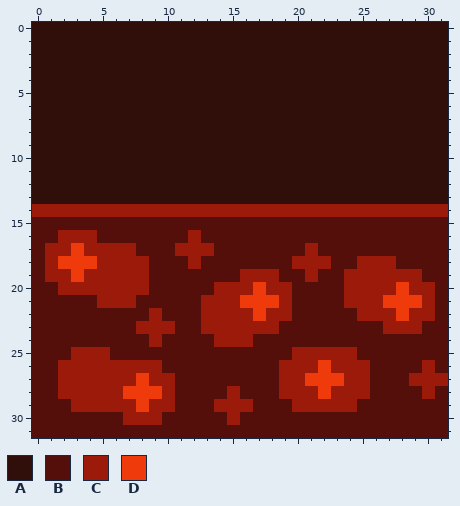
File history of a pixel-art sprite, assets/textures/t_wall_top_3.png. This is how it looked before the edit.
The file is 32x32 pixels.
Palette (. is transparent): A #300f0a  B #550f0a  C #9b1a0a  D #ef3a0c
Pixels before, first column x 0:
 0 AAAAAAAAAAAAAAAAAAAAAAAAAAAAAAAA
 1 AAAAAAAAAAAAAAAAAAAAAAAAAAAAAAAA
 2 AAAAAAAAAAAAAAAAAAAAAAAAAAAAAAAA
 3 AAAAAAAAAAAAAAAAAAAAAAAAAAAAAAAA
 4 AAAAAAAAAAAAAAAAAAAAAAAAAAAAAAAA
 5 AAAAAAAAAAAAAAAAAAAAAAAAAAAAAAAA
 6 AAAAAAAAAAAAAAAAAAAAAAAAAAAAAAAA
 7 AAAAAAAAAAAAAAAAAAAAAAAAAAAAAAAA
 8 AAAAAAAAAAAAAAAAAAAAAAAAAAAAAAAA
 9 AAAAAAAAAAAAAAAAAAAAAAAAAAAAAAAA
10 AAAAAAAAAAAAAAAAAAAAAAAAAAAAAAAA
11 AAAAAAAAAAAAAAAAAAAAAAAAAAAAAAAA
12 AAAAAAAAAAAAAAAAAAAAAAAAAAAAAAAA
13 AAAAAAAAAAAAAAAAAAAAAAAAAAAAAAAA
14 CCCCCCCCCCCCCCCCCCCCCCCCCCCCCCCC
15 BBBBBBBBBBBBBBBBBBBBBBBBBBBBBBBB
16 BBCCCBBBBBBBCBBBBBBBBBBBBBBBBBBB
17 BCCDCCCCBBBCCCBBBBBBBCBBBBBBBBBB
18 BCDDDCCCCBBBCBBBBBBBCCCBBCCCBBBB
19 BCCDCCCCCBBBBBBBCCCBBCBBCCCCCCBB
20 BBCCCCCCCBBBBBCCCDCCBBBBCCCCDCCB
21 BBBBBCCCBBBBBCCCDDDCBBBBCCCDDDCB
22 BBBBBBBBBCBBBCCCCDCCBBBBBCCCDCCB
23 BBBBBBBBCCCBBCCCCCCBBBBBBBBCCCBB
24 BBBBBBBBBCBBBBCCCBBBBBBBBBBBBBBB
25 BBBCCCBBBBBBBBBBBBBBCCCCCBBBBBBB
26 BBCCCCCCCCBBBBBBBBBCCCDCCCBBBBCB
27 BBCCCCCCDCCBBBBBBBBCCDDDCCBBBCCC
28 BBCCCCCDDDCBBBBCBBBCCCDCCCBBBBCB
29 BBBCCCCCDCCBBBCCCBBBCCCCCBBBBBBB
30 BBBBBBBCCCBBBBBCBBBBBBBBBBBBBBBB
31 BBBBBBBBBBBBBBBBBBBBBBBBBBBBBBBB
And afterwards:
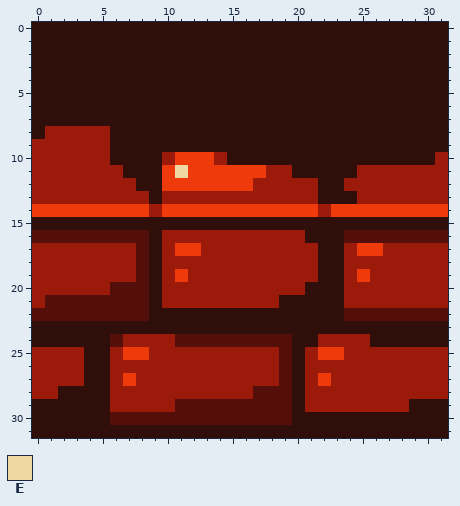
Colours new in this view: E #efd8a1
The edit:
y 8: x 1..5 AAAAA -> CCCCC
y 9: x 0..5 AAAAAA -> CCCCCC
y 10: x 0..5 AAAAAA -> CCCCCC; x 10..14 AAAAA -> CDDDC; x 31 A -> C
y 11: x 0..6 AAAAAAA -> CCCCCCC; x 10..19 AAAAAAAAAA -> DEDDDDDDCC; x 25..31 AAAAAAA -> CCCCCCC
y 12: x 0..7 AAAAAAAA -> CCCCCCCC; x 10..21 AAAAAAAAAAAA -> DDDDDDDCCCCC; x 24..31 AAAAAAAA -> CCCCCCCC
y 13: x 0..8 AAAAAAAAA -> CCCCCCCCC; x 10..21 AAAAAAAAAAAA -> CCCCCCCCCCCC; x 25..31 AAAAAAA -> CCCCCCC
y 14: x 0..8 CCCCCCCCC -> DDDDDDDDD; x 10..21 CCCCCCCCCCCC -> DDDDDDDDDDDD; x 23..31 CCCCCCCCC -> DDDDDDDDD
y 15: x 0..31 BBBBBBBBBBBBBBBBBBBBBBBBBBBBBBBB -> AAAAAAAAAAAAAAAAAAAAAAAAAAAAAAAA
y 16: x 2..4 CCC -> BBB; x 9..11 BBB -> ACC; x 13..23 BBBBBBBBBBB -> CCCCCCCCAAA
y 17: x 0 B -> C; x 3 D -> C; x 9..12 BBCC -> ACDD; x 14..20 BBBBBBB -> CCCCCCC; x 22..31 BBBBBBBBBB -> AACDDCCCCC
y 18: x 0 B -> C; x 2..4 DDD -> CCC; x 8..11 CBBB -> BACC; x 13..19 BBBBBBB -> CCCCCCC; x 22..24 CBB -> AAC; x 28..31 BBBB -> CCCC
y 19: x 0 B -> C; x 3 D -> C; x 8..15 CBBBBBBB -> BACDCCCC; x 19..20 BB -> CC; x 22..23 BB -> AA; x 25 C -> D; x 30..31 BB -> CC
y 20: x 0..1 BB -> CC; x 6..13 CCCBBBBB -> BBBACCCC; x 17 D -> C; x 20..23 BBBB -> CAAA; x 28 D -> C; x 31 B -> C
y 21: x 0 B -> C; x 5..7 CCC -> BBB; x 9..12 BBBB -> ACCC; x 16..23 DDDCBBBB -> CCCAAAAA; x 27..29 DDD -> CCC; x 31 B -> C
y 22: x 9..23 CBBBCCCCDCCBBBB -> AAAAAAAAAAAAAAA; x 25..30 CCCDCC -> BBBBBB
y 23: x 0..31 BBBBBBBBCCCBBCCCCCCBBBBBBBBCCCBB -> AAAAAAAAAAAAAAAAAAAAAAAAAAAAAAAA
y 24: x 0..5 BBBBBB -> AAAAAA; x 7..8 BB -> CC; x 10 B -> C; x 14..16 CCC -> BBB; x 20..31 BBBBBBBBBBBB -> AACCCCAAAAAA
y 25: x 0..2 BBB -> CCC; x 4..18 CCBBBBBBBBBBBBB -> AACDDCCCCCCCCCC; x 20 C -> A; x 22..23 CC -> DD; x 25..31 BBBBBBB -> CCCCCCC
y 26: x 0..1 BB -> CC; x 4..5 CC -> AA; x 10..20 BBBBBBBBBCC -> CCCCCCCCCBA; x 22 D -> C; x 26..29 BBBB -> CCCC; x 31 B -> C
y 27: x 0..1 BB -> CC; x 4..5 CC -> AA; x 7..8 CD -> DC; x 11..21 BBBBBBBBCCD -> CCCCCCCCBAC; x 23 D -> C; x 26..28 BBB -> CCC
y 28: x 0..5 BBCCCC -> CCAAAA; x 7..9 DDD -> CCC; x 11..14 BBBB -> CCCC; x 16 B -> C; x 19..20 CC -> BA; x 22 D -> C; x 26..29 BBBB -> CCCC; x 31 B -> C
y 29: x 0..5 BBBCCC -> AAAAAA; x 8 D -> C; x 14..16 CCC -> BBB; x 20 C -> A; x 25..31 BBBBBBB -> CCCCAAA
y 30: x 0..5 BBBBBB -> AAAAAA; x 7..9 CCC -> BBB; x 15 C -> B; x 20..31 BBBBBBBBBBBB -> AAAAAAAAAAAA
y 31: x 0..31 BBBBBBBBBBBBBBBBBBBBBBBBBBBBBBBB -> AAAAAAAAAAAAAAAAAAAAAAAAAAAAAAAA
